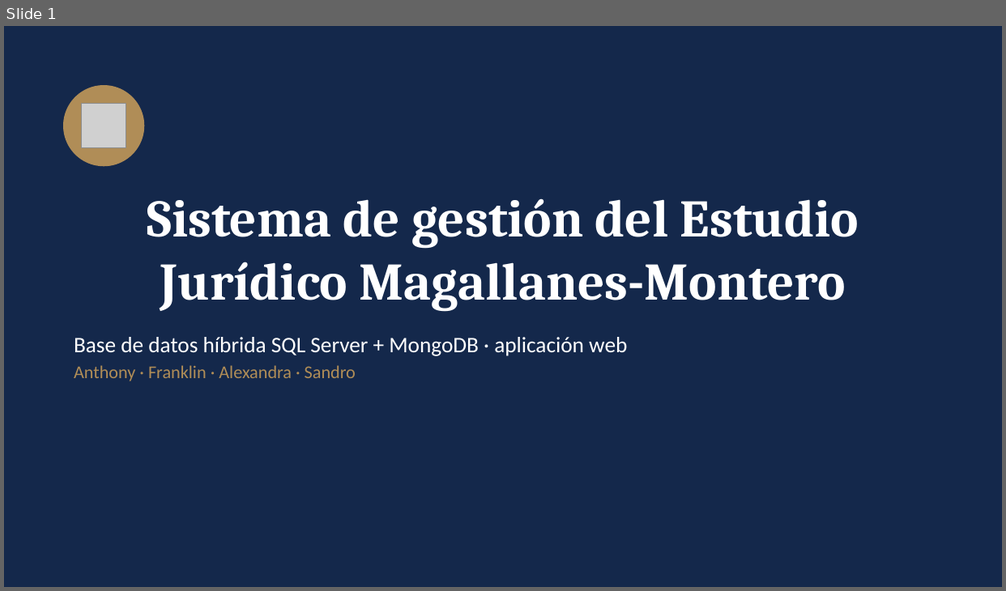
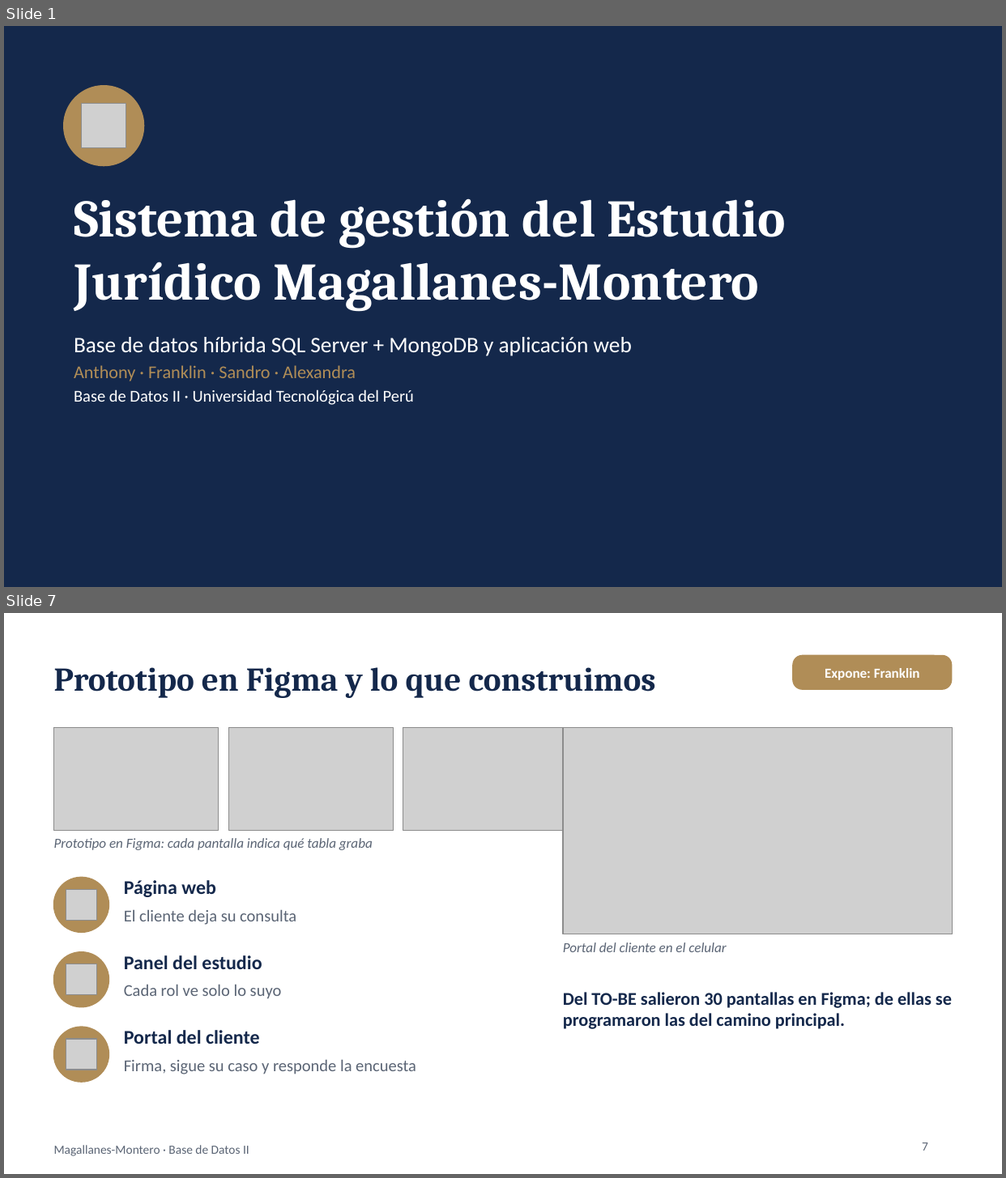
Before and after one commit to alexandra585/Proyecto_Estudio_Juridico, a slide deck: 4_Informe/Presentacion_Sustentacion_Magallanes_Montero.pptx. Shown one above the other, each under a label of ours: slide 1 before the commit, slides 1 and 7 after it; the slides between them are not shown. The pictures are 1006x591 and 1006x1178 pixels, drawn with LibreOffice and Linux fonts; fonts in the diff are those of the drawing; grey boxes stand for pictures. Boxes give left, top, right and bottom in pixels: in the first picture for what was removed or moved away, otherwise in the second. Text is boxed around its words. In the diff, an @@ line names an element or a change of style, - is before the commit and + after.

```diff
--- a/4_Informe/Presentacion_Sustentacion_Magallanes_Montero.pptx
+++ b/4_Informe/Presentacion_Sustentacion_Magallanes_Montero.pptx
@@ slide 7 added at bbox=[4, 613, 1002, 1174], background #FFFFFF @@
@@ rounded rectangle added at bbox=[792, 655, 952, 690], fill #B08D57, 10 pt, text #FFFFFF, bold @@
+Expone: Franklin
@@ title added at bbox=[54, 667, 656, 698], 24 pt, text #14284B, bold @@
+Prototipo en Figma y lo que construimos
@@ picture added at bbox=[54, 728, 219, 831] @@
@@ picture added at bbox=[228, 728, 393, 831] @@
@@ picture added at bbox=[403, 728, 568, 831] @@
@@ picture added at bbox=[563, 728, 952, 935] @@
@@ text added at bbox=[54, 838, 373, 850], 10 pt, text #5B6575, italic @@
+Prototipo en Figma: cada pantalla indica qué tabla graba
@@ ellipse added at bbox=[54, 877, 108, 932], fill #B08D57, outline #B08D57 1 pt @@
@@ picture added at bbox=[66, 889, 97, 920] @@
@@ text added at bbox=[124, 880, 216, 897], 14 pt, text #14284B, bold @@
+Página web
@@ text added at bbox=[124, 909, 296, 925], 12 pt, text #5B6575 @@
+El cliente deja su consulta
@@ ellipse added at bbox=[54, 952, 108, 1007], fill #B08D57, outline #B08D57 1 pt @@
@@ text added at bbox=[563, 943, 726, 952], 10 pt, text #5B6575, italic @@
+Portal del cliente en el celular
@@ picture added at bbox=[66, 965, 97, 995] @@
@@ text added at bbox=[124, 956, 262, 969], 14 pt, text #14284B, bold @@
+Panel del estudio
@@ text added at bbox=[124, 984, 282, 999], 12 pt, text #5B6575 @@
+Cada rol ve solo lo suyo
@@ text added at bbox=[563, 992, 952, 1029], 13 pt, text #14284B, bold @@
+Del TO-BE salieron 30 pantallas en Figma; de ellas se programaron las del camino principal.
@@ ellipse added at bbox=[54, 1027, 108, 1082], fill #B08D57, outline #B08D57 1 pt @@
@@ picture added at bbox=[66, 1039, 97, 1070] @@
@@ text added at bbox=[124, 1030, 260, 1044], 14 pt, text #14284B, bold @@
+Portal del cliente
@@ text added at bbox=[124, 1059, 416, 1075], 12 pt, text #5B6575 @@
+Firma, sigue su caso y responde la encuesta
@@ text added at bbox=[54, 1145, 249, 1157], 9 pt, text #5B6575 @@
+Magallanes-Montero · Base de Datos II
@@ page number added at bbox=[922, 1143, 928, 1151], 9 pt, text #5B6575 @@
+7
@@ slide 1 changed as well @@
@@ title "Sistema de gestión del Estudio ..." at bbox=[74, 199, 786, 312]: alignment centre to left @@
@@ text at bbox=[74, 337, 632, 405]: text changed @@
-Base de datos híbrida SQL Server + MongoDB · aplicación web
-Anthony · Franklin · Alexandra · Sandro
+Base de datos híbrida SQL Server + MongoDB y aplicación web
+Anthony · Franklin · Sandro · Alexandra
+Base de Datos II · Universidad Tecnológica del Perú
```
Also in this commit, not shown: 5 other slides changed, 12 other slides added, 9 slides removed, 1 other file.
